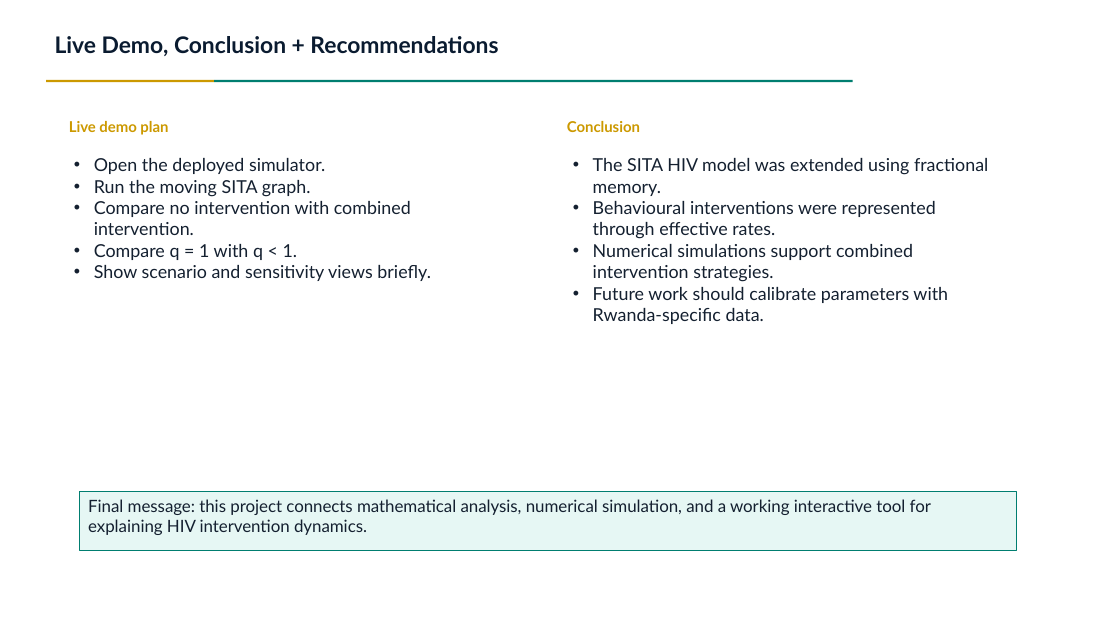
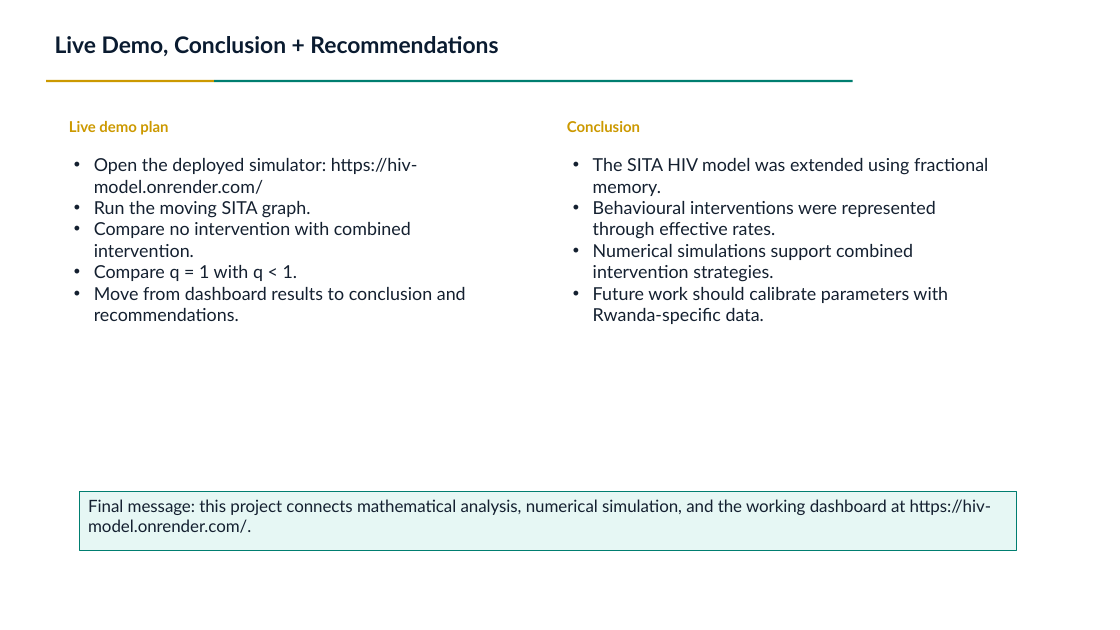
Before and after one commit to Lambert-01/HIV-MODEL, a slide deck: slide 12 of presentation/FracHIV_SITA_Presentation.pptx. Drawn at 1120x630 pixels with LibreOffice and Linux fonts; fonts in the diff are those of the drawing. Boxes give left, top, right and bottom in pixels: in the first picture for what was removed or moved away, otherwise in the second. Text is boxed around its words. In the diff, an @@ line names an element or a change of style, - is before the commit and + after.

Commit message:
Update FracHIV SITA presentation with new dashboard links and content adjustments

```diff
--- a/presentation/FracHIV_SITA_Presentation.pptx
+++ b/presentation/FracHIV_SITA_Presentation.pptx
@@ text at <box>94,158,418,194</box>: text changed @@
-• Open the deployed simulator.
+• Open the deployed simulator: https://hiv-model.onrender.com/
@@ text at <box>94,287,466,321</box>: text changed @@
-• Show scenario and sensitivity views briefly.
+• Move from dashboard results to conclusion and recommendations.
@@ text in rectangle at <box>88,499,991,533</box>: text changed @@
-Final message: this project connects mathematical analysis, numerical simulation, and a working interactive tool for explaining HIV intervention dynamics.
+Final message: this project connects mathematical analysis, numerical simulation, and the working dashboard at https://hiv-model.onrender.com/.
```
Also in this commit, not shown: 1 other slide changed, 4 other files.
